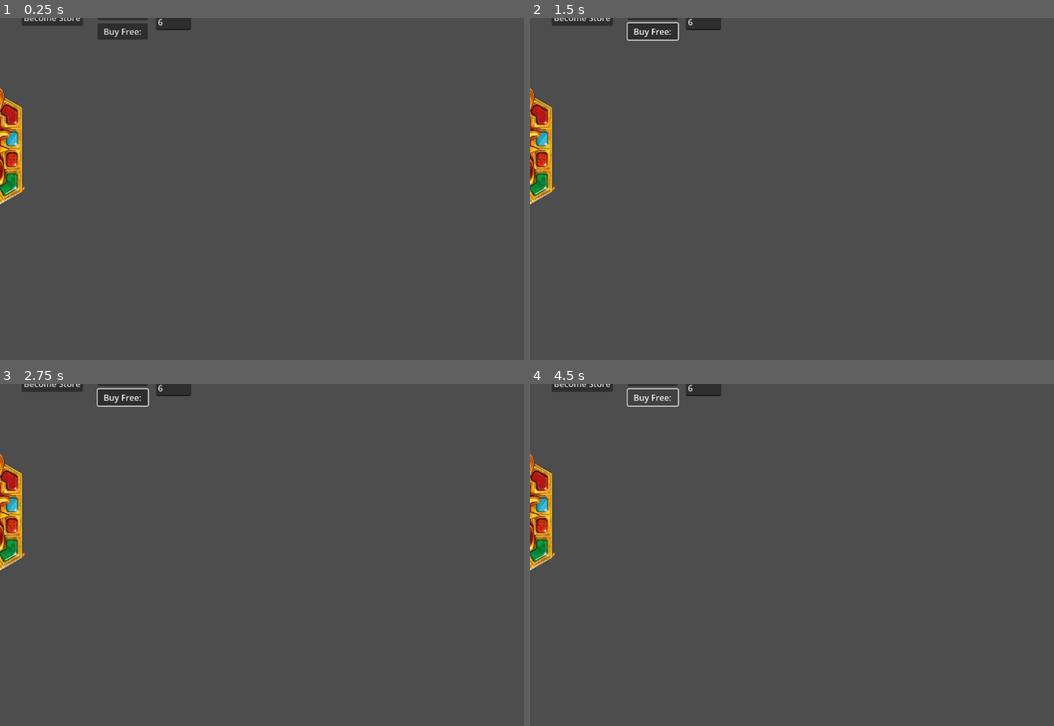
Above: before the commit, frames 1-4 (two rows, left to right).
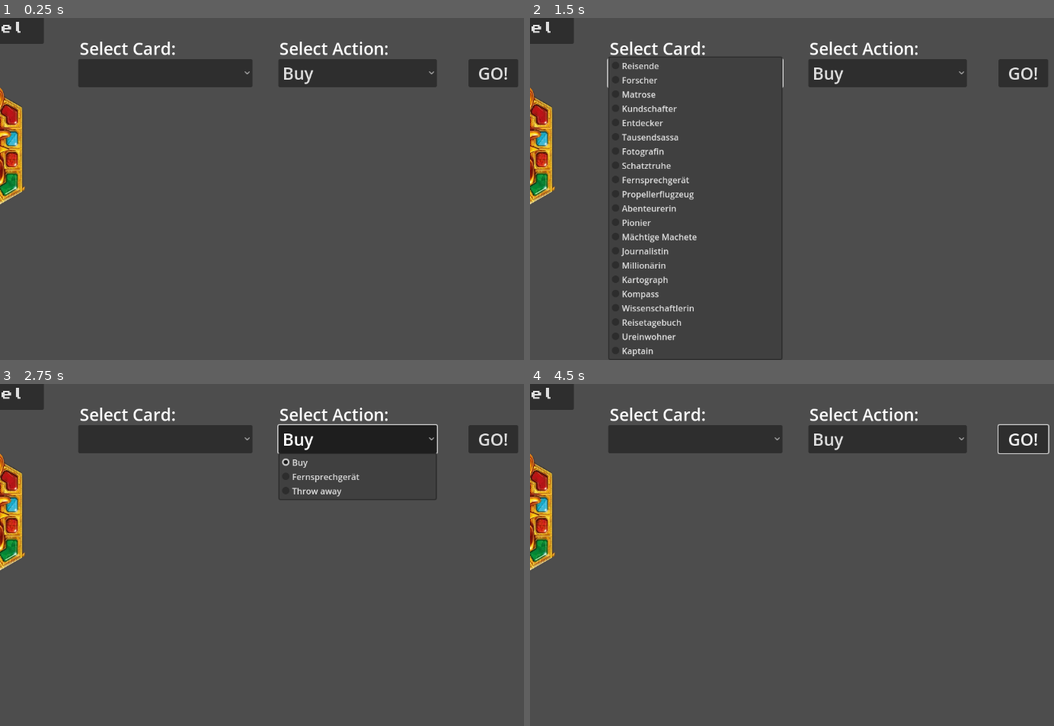
Above: after the commit, the same moments.

Repository: AdminL3/El-Dorado-Assistent
Game: Godot game, scene res://scenes/game.tscn
Two runs of this game, one before a commit and one after it. Both use one fixed random seed, a clock stepped at 60 frames per second and the inputs below.
Inputs (mouse positions are in pixels of both pictures, inside the frame that each line leads up to):
- Up to frame 1 (0.25 s): no input
- Up to frame 2 (1.5 s): click (650, 31) at 0.5 s, where only the run before the commit has a clickable "Buy Free:"; click (697, 72) at 1.27 s
- Up to frame 3 (2.75 s): click (356, 438) at 2 s, where only the run after the commit has a clickable "Buy"
- Up to frame 4 (4.5 s): click (1022, 438) at 2.75 s, where only the run after the commit has a clickable "GO!"; click (1022, 438) at 3.5 s, where only the run after the commit has a clickable "GO!"; click (650, 397) at 4.25 s, where only the run before the commit has a clickable "Buy Free:"

The runs differ from the first frame. In frame 1, 8.0% of the frame differs, in the area x 0-99%, y 0-21%; in frame 2, 8.1%; in frame 3, 8.7%, in the area x 0-99%, y 0-34%; in frame 4, 7.8%.
Error before the commit: Invalid access of index '6' on a base object of type: 'Array'. (res://scripts/manager.gd:182)

Commit message:
added admin panel

Diff:
--- a/scenes/game.tscn
+++ b/scenes/game.tscn
@@ -1,6 +1,7 @@
-[gd_scene load_steps=8 format=3 uid="uid://m1y7bg1lro0b"]
+[gd_scene load_steps=9 format=3 uid="uid://m1y7bg1lro0b"]
 
 [ext_resource type="Script" path="res://scripts/manager.gd" id="1_6hv34"]
+[ext_resource type="FontFile" uid="uid://ohev4serabg1" path="res://assets/fonts/PixelOperator8-Bold.ttf" id="2_1b8vf"]
 [ext_resource type="Texture2D" uid="uid://bgnvp7a0tpmfy" path="res://assets/logo.png" id="3_kj12x"]
 
 [sub_resource type="StyleBoxEmpty" id="StyleBoxEmpty_50kp2"]
@@ -17,9 +18,9 @@
 [node name="Game" type="Node2D"]
 script = ExtResource("1_6hv34")
 
-[node name="Labels" type="Node" parent="."]
-
-[node name="Store" type="Label" parent="Labels"]
+[node name="Admin" type="Node" parent="."]
+
+[node name="Store" type="Label" parent="Admin"]
 offset_left = 3247.0
 offset_top = -2.0
 offset_right = 3372.0
@@ -28,7 +29,7 @@
 text = "Store
 "
 
-[node name="Label" type="Label" parent="Labels"]
+[node name="Label" type="Label" parent="Admin"]
 offset_left = 3101.0
 offset_top = 73.0
 offset_right = 3226.0
@@ -36,7 +37,7 @@
 theme_override_font_sizes/font_size = 31
 text = "Vorne:"
 
-[node name="Label2" type="Label" parent="Labels"]
+[node name="Label2" type="Label" parent="Admin"]
 offset_left = 3366.0
 offset_top = 72.0
 offset_right = 3491.0
@@ -44,68 +45,166 @@
 theme_override_font_sizes/font_size = 31
 text = "Hinten:"
 
-[node name="Buttons" type="Node" parent="."]
-
-[node name="Buy" type="Button" parent="Buttons"]
-offset_left = 183.0
-offset_top = 23.0
-offset_right = 278.0
-offset_bottom = 54.0
-text = "Buy:"
-
-[node name="BuyFree" type="Button" parent="Buttons"]
-offset_left = 183.0
-offset_top = 60.0
-offset_right = 278.0
-offset_bottom = 91.0
-text = "Buy Free:"
-
-[node name="Button2" type="Button" parent="Buttons"]
-offset_left = 39.0
-offset_top = 34.0
-offset_right = 144.0
-offset_bottom = 65.0
-text = "Become Store"
-
-[node name="line" type="LineEdit" parent="."]
-offset_left = 293.0
-offset_top = 42.0
-offset_right = 360.063
-offset_bottom = 73.0
-text = "6"
-metadata/_edit_use_anchors_ = true
-
-[node name="Vorne" type="TextEdit" parent="."]
+[node name="Admin" type="Camera2D" parent="Admin"]
+position = Vector2(2998, 374)
+enabled = false
+
+[node name="Vorne" type="TextEdit" parent="Admin"]
 offset_left = 3064.0
 offset_top = 123.0
 offset_right = 3277.0
 offset_bottom = 473.0
 editable = false
 
-[node name="Hinten" type="TextEdit" parent="."]
+[node name="Hinten" type="TextEdit" parent="Admin"]
 offset_left = 3350.0
 offset_top = 118.0
 offset_right = 3564.0
 offset_bottom = 481.0
 editable = false
 
-[node name="New" type="TextEdit" parent="."]
+[node name="New" type="TextEdit" parent="Admin"]
 offset_left = 2494.0
 offset_top = 173.0
 offset_right = 2641.0
 offset_bottom = 446.0
 
-[node name="Hand" type="TextEdit" parent="."]
+[node name="Hand" type="TextEdit" parent="Admin"]
 offset_left = 2653.0
 offset_top = 177.0
 offset_right = 2817.0
 offset_bottom = 444.0
 
-[node name="Old" type="TextEdit" parent="."]
+[node name="Old" type="TextEdit" parent="Admin"]
 offset_left = 2830.0
 offset_top = 180.0
 offset_right = 3001.0
 offset_bottom = 445.0
+
+[node name="Draw" type="Button" parent="."]
+offset_left = -239.0
+offset_top = 135.0
+offset_right = 46.0
+offset_bottom = 460.0
+theme_override_styles/normal = SubResource("StyleBoxEmpty_50kp2")
+theme_override_styles/hover = SubResource("StyleBoxEmpty_ayx4i")
+theme_override_styles/pressed = SubResource("StyleBoxEmpty_qro82")
+theme_override_styles/disabled = SubResource("StyleBoxEmpty_n1g3j")
+theme_override_styles/focus = SubResource("StyleBoxEmpty_1ocy4")
+
+[node name="Sprite2D" type="Sprite2D" parent="Draw"]
+position = Vector2(142, 164)
+scale = Vector2(0.729572, 0.729572)
+texture = ExtResource("3_kj12x")
+
+[node name="Become Store" type="Button" parent="."]
+offset_left = -244.0
+offset_top = -19.0
+offset_right = 81.0
+offset_bottom = 40.0
+theme_override_fonts/font = ExtResource("2_1b8vf")
+theme_override_font_sizes/font_size = 24
+text = "Become Store"
+
+[node name="Become Admin" type="Button" parent="."]
+offset_left = -244.0
+offset_top = 40.0
+offset_right = 81.0
+offset_bottom = 99.0
+theme_override_fonts/font = ExtResource("2_1b8vf")
+theme_override_font_sizes/font_size = 24
+text = "Admin Panel"
+
+[node name="Main" type="Node" parent="."]
+
+[node name="CardSelect" type="OptionButton" parent="Main"]
+offset_left = 146.0
+offset_top = 128.0
+offset_right = 476.0
+offset_bottom = 181.0
+theme_override_font_sizes/font_size = 32
+item_count = 21
+popup/item_0/text = "Reisende"
+popup/item_0/id = 0
+popup/item_1/text = "Forscher"
+popup/item_1/id = 1
+popup/item_2/text = "Matrose"
+popup/item_2/id = 2
+popup/item_3/text = "Kundschafter"
+popup/item_3/id = 3
+popup/item_4/text = "Entdecker"
+popup/item_4/id = 4
+popup/item_5/text = "Tausendsassa"
+popup/item_5/id = 5
+popup/item_6/text = "Fotografin"
+popup/item_6/id = 6
+popup/item_7/text = "Schatztruhe"
+popup/item_7/id = 7
+popup/item_8/text = "Fernsprechgerät"
+popup/item_8/id = 8
+popup/item_9/text = "Propellerflugzeug"
+popup/item_9/id = 9
+popup/item_10/text = "Abenteurerin"
+popup/item_10/id = 10
+popup/item_11/text = "Pionier"
+popup/item_11/id = 11
+popup/item_12/text = "Mächtige Machete"
+popup/item_12/id = 12
+popup/item_13/text = "Journalistin"
+popup/item_13/id = 13
+popup/item_14/text = "Millionärin"
+popup/item_14/id = 14
+popup/item_15/text = "Kartograph"
+popup/item_15/id = 15
+popup/item_16/text = "Kompass"
+popup/item_16/id = 16
+popup/item_17/text = "Wissenschaftlerin"
+popup/item_17/id = 17
+popup/item_18/text = "Reisetagebuch"
+popup/item_18/id = 18
+popup/item_19/text = "Ureinwohner"
+popup/item_19/id = 19
+popup/item_20/text = "Kaptain"
+popup/item_20/id = 20
+
+[node name="ActionSelect" type="OptionButton" parent="Main"]
+offset_left = 525.0
+offset_top = 128.0
+offset_right = 825.0
+offset_bottom = 181.0
+theme_override_font_sizes/font_size = 32
+item_count = 3
+selected = 0
+popup/item_0/text = "Buy"
+popup/item_0/id = 19
+popup/item_1/text = "Fernsprechgerät"
+popup/item_1/id = 20
+popup/item_2/text = "Throw away"
+popup/item_2/id = 2
+
+[node name="Label" type="Label" parent="Main"]
+offset_left = 149.0
+offset_top = 85.0
+offset_right = 331.0
+offset_bottom = 130.0
+theme_override_font_sizes/font_size = 32
+text = "Select Card:"
+
+[node name="Label2" type="Label" parent="Main"]
+offset_left = 527.0
+offset_top = 85.0
+offset_right = 735.0
+offset_bottom = 130.0
+theme_override_font_sizes/font_size = 32
+text = "Select Action:"
+
+[node name="Go" type="Button" parent="Main"]
+offset_left = 885.0
+offset_top = 128.0
+offset_right = 979.0
+offset_bottom = 181.0
+theme_override_font_sizes/font_size = 32
+text = "GO!"
 
 [node name="Control" type="Control" parent="."]
 layout_direction = 2
@@ -125,10 +224,6 @@
 [node name="Camera" type="Camera2D" parent="."]
 position = Vector2(574, 374)
 
-[node name="Admin" type="Camera2D" parent="."]
-position = Vector2(2998, 374)
-enabled = false
-
 [node name="Store" type="Camera2D" parent="."]
 position = Vector2(576, 1442)
 enabled = false
@@ -158,23 +253,7 @@
 offset_right = 576.0
 offset_bottom = 200.0
 
-[node name="Button" type="Button" parent="."]
-offset_left = -239.0
-offset_top = 135.0
-offset_right = 46.0
-offset_bottom = 460.0
-theme_override_styles/normal = SubResource("StyleBoxEmpty_50kp2")
-theme_override_styles/hover = SubResource("StyleBoxEmpty_ayx4i")
-theme_override_styles/pressed = SubResource("StyleBoxEmpty_qro82")
-theme_override_styles/disabled = SubResource("StyleBoxEmpty_n1g3j")
-theme_override_styles/focus = SubResource("StyleBoxEmpty_1ocy4")
-
-[node name="Sprite2D" type="Sprite2D" parent="Button"]
-position = Vector2(142, 164)
-scale = Vector2(0.729572, 0.729572)
-texture = ExtResource("3_kj12x")
-
-[connection signal="pressed" from="Buttons/Buy" to="." method="_on_buycard_0_pressed"]
-[connection signal="pressed" from="Buttons/BuyFree" to="." method="buycard_free"]
-[connection signal="pressed" from="Buttons/Button2" to="." method="become_store"]
-[connection signal="pressed" from="Button" to="." method="draw"]
+[connection signal="pressed" from="Draw" to="." method="draw"]
+[connection signal="pressed" from="Become Store" to="." method="become_store"]
+[connection signal="pressed" from="Become Admin" to="." method="become_admin"]
+[connection signal="pressed" from="Main/Go" to="." method="do_action"]
--- a/scripts/manager.gd
+++ b/scripts/manager.gd
@@ -156,8 +156,6 @@
 
 
 
-func buycard_free():
-	buycard(int(line.text), true)
 
 
 	#shopcard is the buywant card in the shop
@@ -273,12 +271,12 @@
 
 #updating text
 
-@onready var newbox = $New
-@onready var handbox = $Hand
-@onready var oldbox = $Old
-
-@onready var vornebox = $Vorne
-@onready var hintenbox = $Hinten
+@onready var newbox = $Admin/New
+@onready var handbox = $Admin/Hand
+@onready var oldbox = $Admin/Old
+
+@onready var vornebox = $Admin/Vorne
+@onready var hintenbox = $Admin/Hinten
 
 var text
 func _update_text():
@@ -419,22 +417,21 @@
 
 
 
-@onready var line = $line
-@onready var camera = $Camera
-@onready var storecam = $Store
-
-
-func _on_buycard_0_pressed():
-	buycard(int(line.text), false)
-
-
-
-
-
-	#store
+@onready var card_select = $Main/CardSelect
+@onready var action_select = $Main/ActionSelect
+
+
+func do_action():
+	pass
+
+
+#store
 @onready var hinten_2 = $Store/Hinten2
 @onready var hinten_1 = $Store/Hinten1
 @onready var vorne_display = $Store/Vorne
+
+@onready var storecam = $Store
+@onready var camera = $Camera
 
 func become_store():
 	camera.enabled = false
@@ -442,6 +439,10 @@
 	update_store()
 	print("isstore")
 	isstore = true
+
+
+func become_admin():
+	pass
 
 
 func delete_store():
